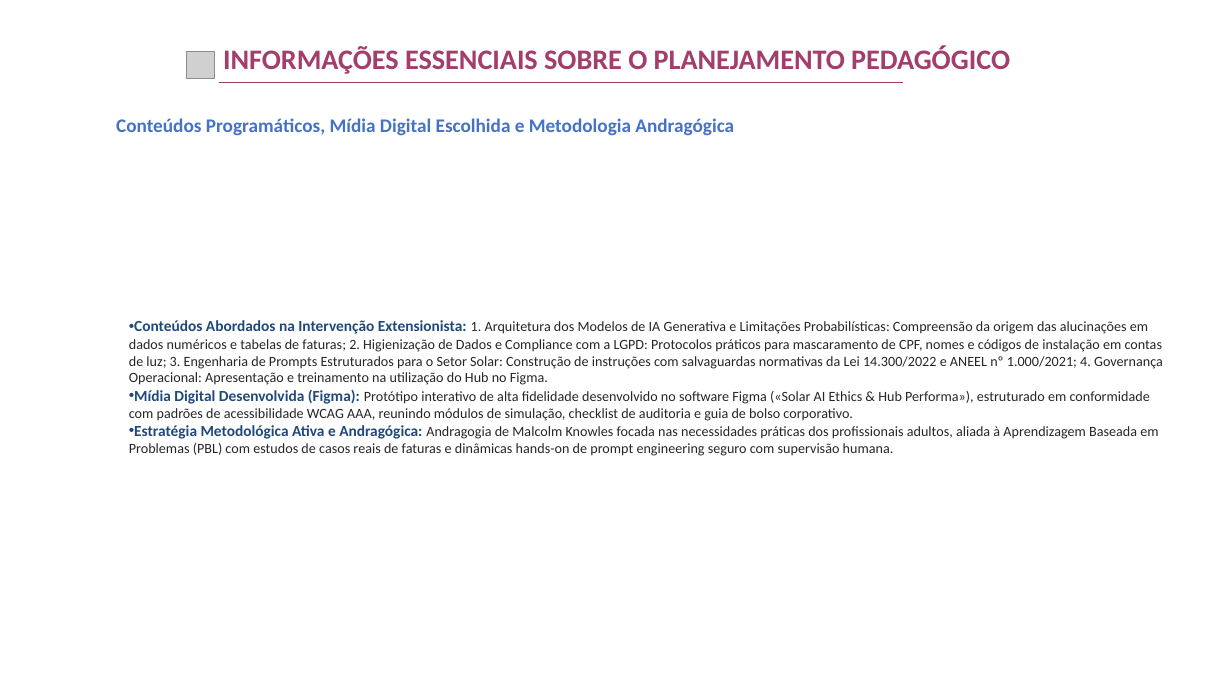
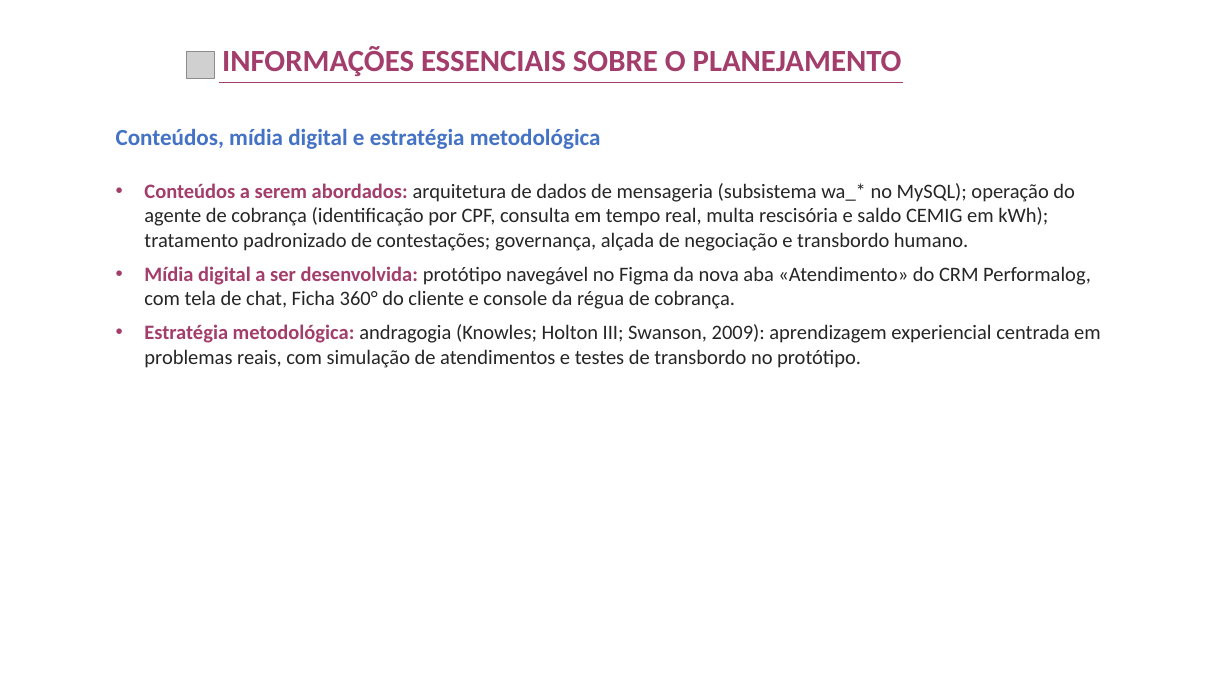
Before and after one commit to rafasants1/apex, a slide deck: slide 12 of TEMPLATE_PREENCHIDO_APEX_V_PERFORMA_ENERGY.pptx. Drawn at 1232x693 pixels with LibreOffice and Linux fonts; fonts in the diff are those of the drawing; grey boxes stand for pictures; background and template pictures are left out. Boxes give left, top, right and bottom in pixels: in the first picture for what was removed or moved away, otherwise in the second. Text is boxed around its words. In the diff, an @@ line names an element or a change of style, - is before the commit and + after.

Commit message:
feat(apex-v): aplicacao integral das correcoes ABNT/layout, pacotes modulares M1/M2 e suite Performalog Atendimento

```diff
--- a/TEMPLATE_PREENCHIDO_APEX_V_PERFORMA_ENERGY.pptx
+++ b/TEMPLATE_PREENCHIDO_APEX_V_PERFORMA_ENERGY.pptx
@@ text at <box>222,46,902,76</box>: text changed; size 22 to 24 pt @@
-INFORMAÇÕES ESSENCIAIS SOBRE O PLANEJAMENTO PEDAGÓGICO
+INFORMAÇÕES ESSENCIAIS SOBRE O PLANEJAMENTO
@@ text at <box>116,129,601,149</box>: text changed; size 15 to 18 pt @@
-Conteúdos Programáticos, Mídia Digital Escolhida e Metodologia Andragógica
+Conteúdos, mídia digital e estratégia metodológica
@@ text at <box>144,183,1101,368</box>: text changed; size 11 to 16 pt @@
-• Conteúdos Abordados na Intervenção Extensionista: 1. Arquitetura dos Modelos de IA Generativa e Limitações Probabilísticas: Compreensão da origem das alucinações em dados numéricos e tabelas de faturas; 2. Higienização de Dados e Compliance com a LGPD: Protocolos práticos para mascaramento de CPF, nomes e códigos de instalação em contas de luz; 3. Engenharia de Prompts Estruturados para o Setor Solar: Construção de instruções com salvaguardas normativas da Lei 14.300/2022 e ANEEL nº 1.000/2021; 4. Governança Operacional: Apresentação e treinamento na utilização do Hub no Figma.
-• Mídia Digital Desenvolvida (Figma): Protótipo interativo de alta fidelidade desenvolvido no software Figma («Solar AI Ethics & Hub Performa»), estruturado em conformidade com padrões de acessibilidade WCAG AAA, reunindo módulos de simulação, checklist de auditoria e guia de bolso corporativo.
-• Estratégia Metodológica Ativa e Andragógica: Andragogia de Malcolm Knowles focada nas necessidades práticas dos profissionais adultos, aliada à Aprendizagem Baseada em Problemas (PBL) com estudos de casos reais de faturas e dinâmicas hands-on de prompt engineering seguro com supervisão humana.
+• Conteúdos a serem abordados: arquitetura de dados de mensageria (subsistema wa_* no MySQL); operação do agente de cobrança (identificação por CPF, consulta em tempo real, multa rescisória e saldo CEMIG em kWh); tratamento padronizado de contestações; governança, alçada de negociação e transbordo humano.
+• Mídia digital a ser desenvolvida: protótipo navegável no Figma da nova aba «Atendimento» do CRM Performalog, com tela de chat, Ficha 360° do cliente e console da régua de cobrança.
+• Estratégia metodológica: andragogia (Knowles; Holton III; Swanson, 2009): aprendizagem experiencial centrada em problemas reais, com simulação de atendimentos e testes de transbordo no protótipo.
```
Also in this commit, not shown: 19 other slides changed, 43 other files.
